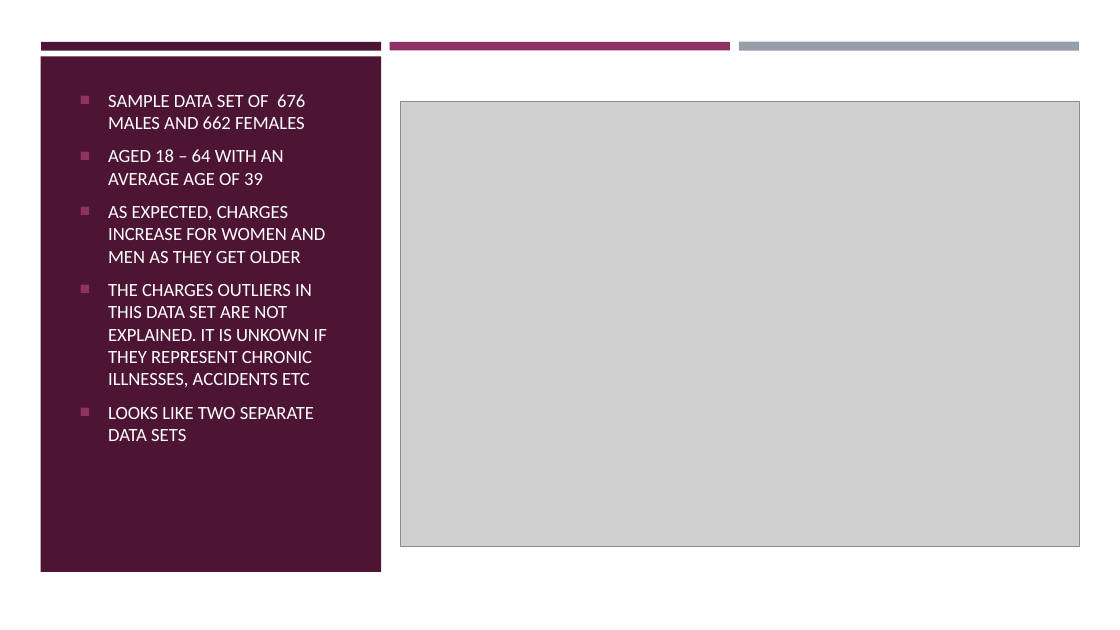
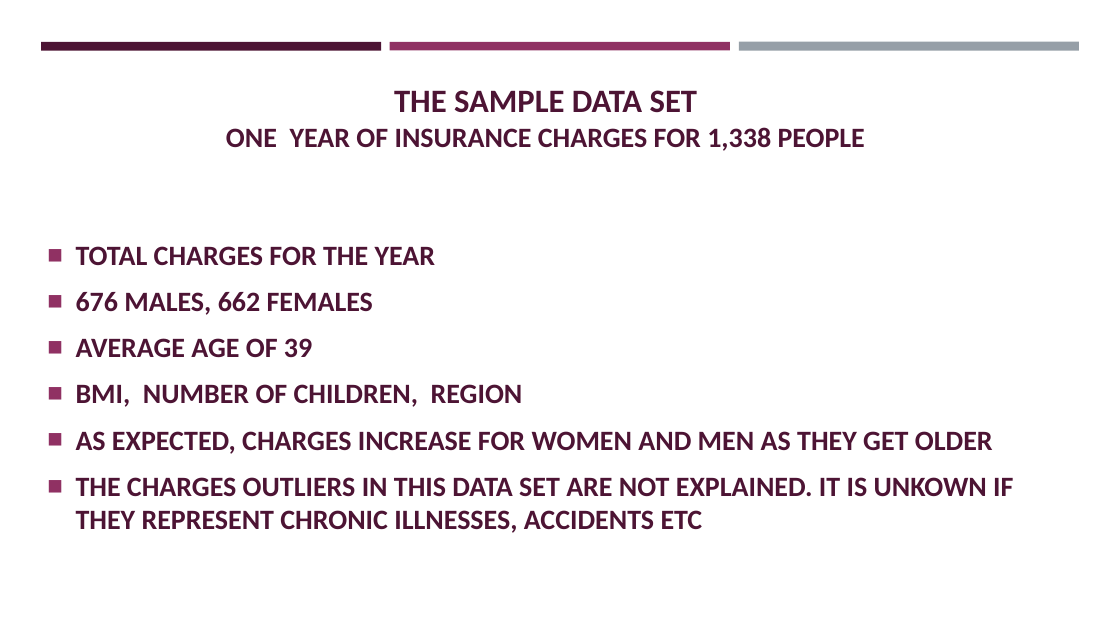
Before and after one commit to Dewalk/final_capstone, a slide deck: slide 3 of Presentation6.pptx. Drawn at 1120x630 pixels with LibreOffice and Linux fonts; fonts in the diff are those of the drawing; grey boxes stand for pictures. Boxes give left, top, right and bottom in pixels: in the first picture for what was removed or moved away, otherwise in the second. Text is boxed around its words. In the diff, an @@ line names an element or a change of style, - is before the commit and + after.

```diff
--- a/Presentation6.pptx
+++ b/Presentation6.pptx
@@ background #000000 to #FFFFFF @@
@@ rectangle removed at <box>0,0,1120,630</box> @@
@@ rectangle removed at <box>40,56,381,572</box> @@
@@ title added at <box>226,90,865,151</box>, 24 pt, text #4D1434, bold @@
+THE SAMPLE DATA SET
+ONE YEAR OF INSURANCE CHARGES FOR 1,338 PEOPLE
@@ picture removed at <box>401,102,1081,547</box> @@
@@ text "TOTAL CHARGES FOR THE YEAR": place and size @@
-text "TOTAL CHARGES FOR THE YEAR" at <box>108,94,327,441</box>
+text "TOTAL CHARGES FOR THE YEAR" at <box>76,246,1013,533</box>
@@ text "TOTAL CHARGES FOR THE YEAR" at <box>76,246,1013,533</box>: vertical alignment top to middle @@
@@ text at <box>76,246,523,407</box>: text changed; size 16 to 24 pt; text colour #FFFFFF to #4D1434; bold on @@
-■ SAMPLE DATA SET OF 676 MALES AND 662 FEMALES
-■ AGED 18 – 64 WITH AN AVERAGE AGE OF 39
+■ TOTAL CHARGES FOR THE YEAR
+■ 676 MALES, 662 FEMALES
+■ AVERAGE AGE OF 39
+■ BMI, NUMBER OF CHILDREN, REGION
@@ text at <box>108,407,314,441</box>: paragraph removed @@
-■ LOOKS LIKE TWO SEPARATE DATA SETS
@@ text at <box>76,431,1013,533</box>: size 16 to 24 pt, text colour #FFFFFF to #4D1434, bold on in "AS EXPECTED, CHARGES INCREASE FOR WOMEN AND ...", "THE CHARGES OUTLIERS IN THIS DATA SET ..."; more space between paragraphs @@
```
Also in this commit, not shown: 9 other slides changed, 1 slide added, 1 slide removed, 5 other files.
